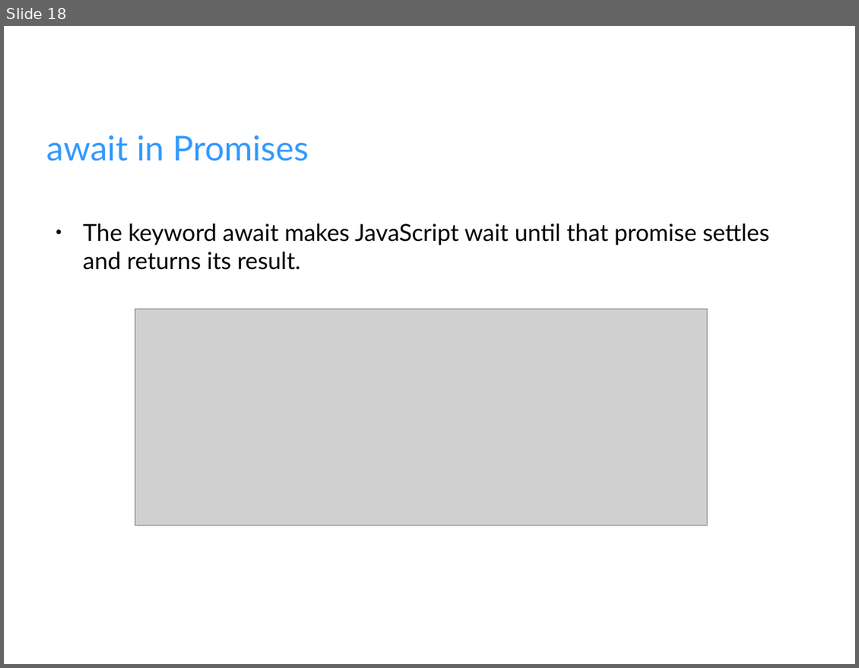
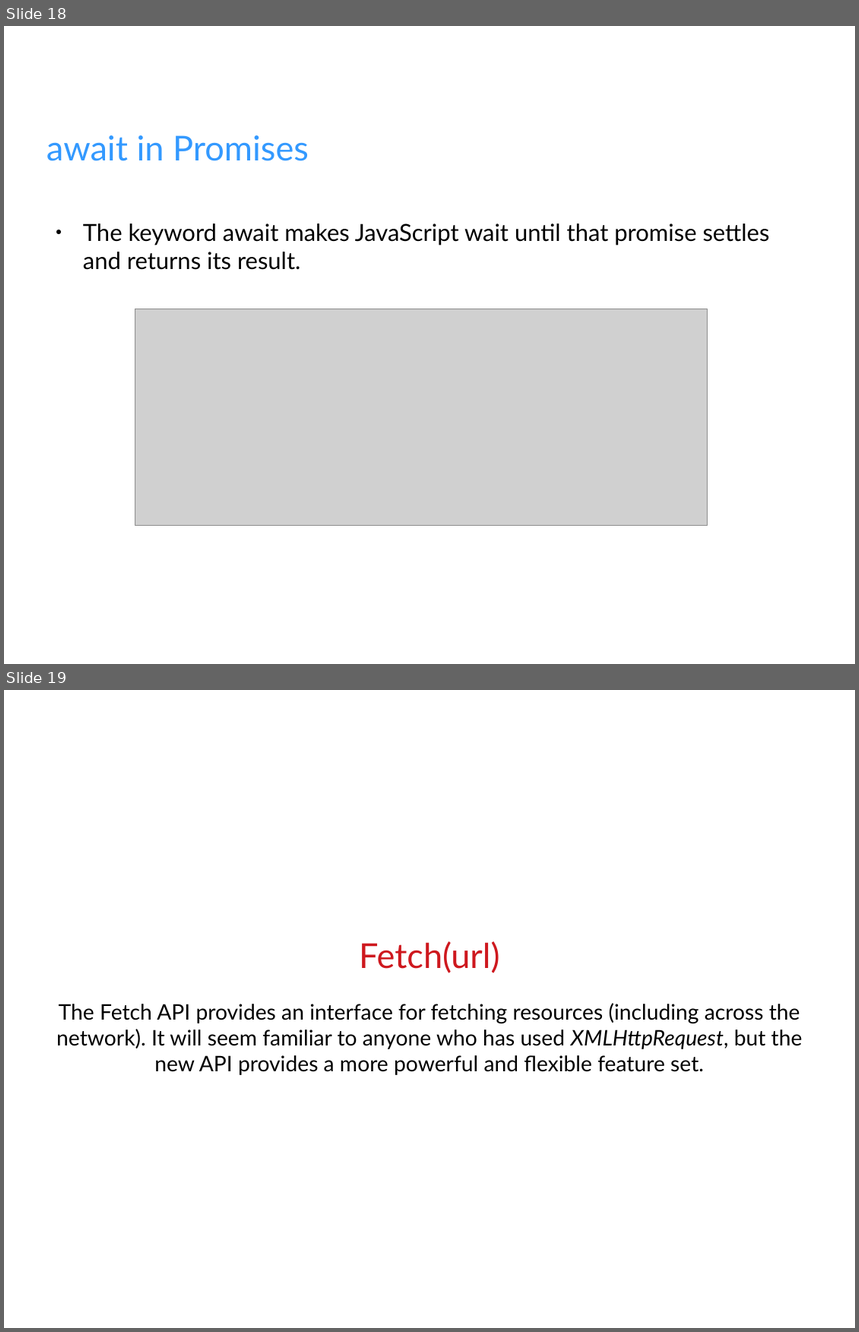
Before and after one commit to fahimahmadi1985/AllMaterial, a slide deck: Browser/Presentations/Fetch.odp. Shown one above the other, each under a label of ours: slide 18 before the commit, slides 18 and 19 after it. The pictures are 859x668 and 859x1332 pixels, drawn with LibreOffice and Linux fonts; fonts in the diff are those of the drawing; grey boxes stand for pictures; background and template pictures are left out. Boxes give left, top, right and bottom in pixels: in the first picture for what was removed or moved away, otherwise in the second. Text is boxed around its words. In the diff, an @@ line names an element or a change of style, - is before the commit and + after.

```diff
--- a/Browser/Presentations/Fetch.odp
+++ b/Browser/Presentations/Fetch.odp
@@ slide 19 added at box(4, 690, 855, 1328), background picture (left out) @@
@@ subtitle added at box(56, 942, 803, 1075), 20 pt, text #000000 @@
+Fetch(url)
+The Fetch API provides an interface for fetching resources (including across the network). It will seem familiar to anyone who has used XMLHttpRequest, but the new API provides a more powerful and flexible feature set.
```
Also in this commit, not shown: 6 other slides added, 10 other files.
